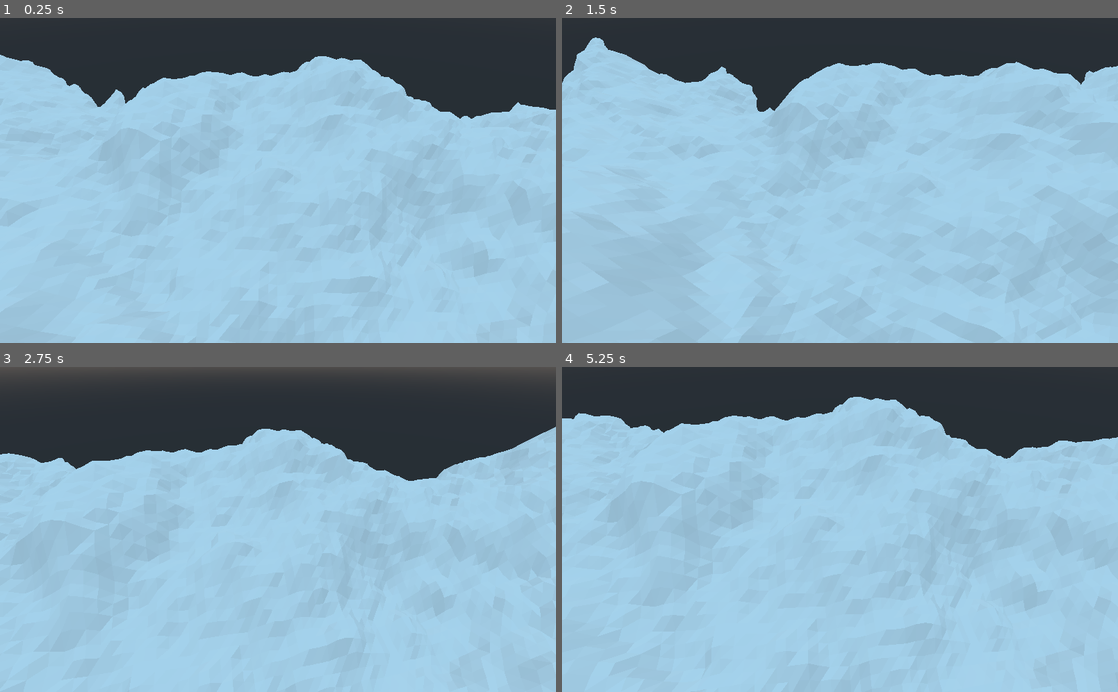
Above: before the commit, frames 1-4 (two rows, left to right).
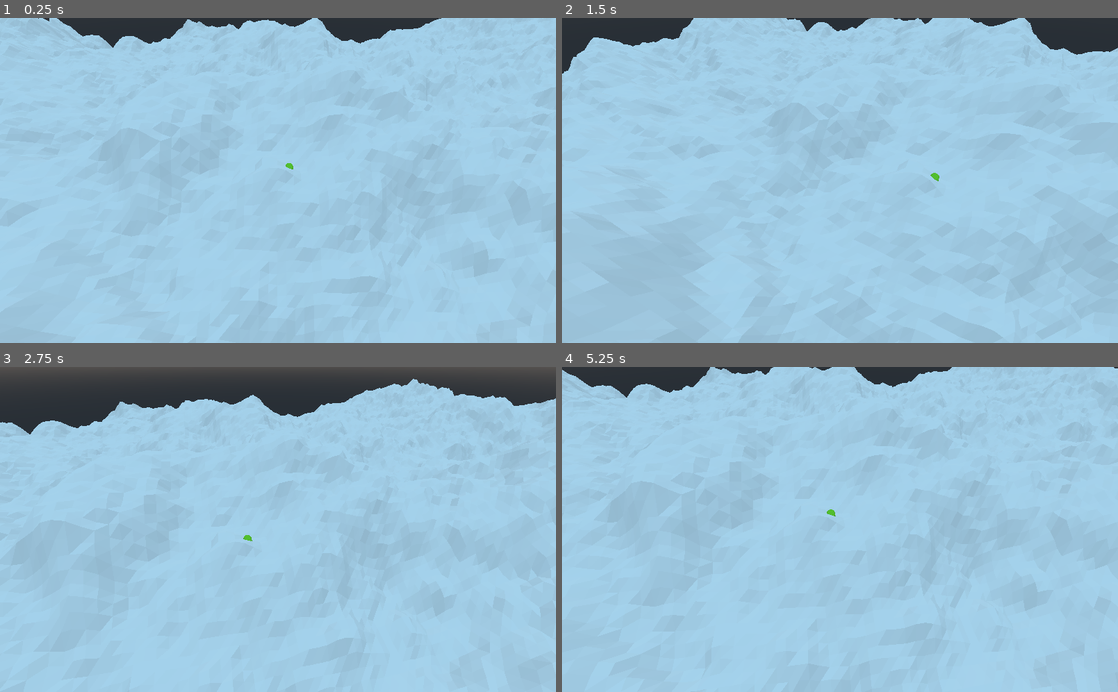
Above: after the commit, the same moments.

Repository: RadGade/world
Game: Godot game, scene res://World.tscn
Two runs of this game, one before a commit and one after it. Both use one fixed random seed, a clock stepped at 60 frames per second and the inputs below.
Inputs (mouse positions are in pixels of both pictures, inside the frame that each line leads up to):
- Up to frame 1 (0.25 s): no input
- Up to frame 2 (1.5 s): tap Enter at 0.5 s; move the mouse to (867, 180) at 0.52 s; hold Up (ui_up) from 0.53 s (still down); click (867, 180) at 0.67 s; move the mouse to (812, 180) at 1.27 s
- Up to frame 3 (2.75 s): keep holding Up (ui_up); move the mouse to (289, 523) at 2.02 s
- Up to frame 4 (5.25 s): keep holding Up (ui_up); move the mouse to (834, 536) at 2.77 s; click (834, 536) at 2.92 s; move the mouse to (878, 532) at 3.52 s; move the mouse to (795, 526) at 4.27 s; move the mouse to (845, 529) at 5.02 s; click (845, 529) at 5.17 s

The runs differ from the first frame. In frame 1, 18% of the frame differs, in the area x 0-100%, y 0-47%; in frame 2, 13%; in frame 3, 15%; in frame 4, 16%.

Commit message:
tried to add shader to mesh
help me. pls

Diff:
--- a/World.shader
+++ b/World.shader
@@ -11,16 +11,27 @@
 uniform vec3 uv2_scale;
 uniform vec3 uv2_offset;
 
+uniform vec4 sandColor : hint_color = vec4(0.9,0.9, 0.6, 1.0);
+uniform vec4 grassColor :hint_color = vec4(0.5, 1.0, 0.3, 1.6);
+
 varying flat vec3 out_color;
 
-vec3 lerpColor()
+vec3 lerpColor(vec4 a, vec4 b, float t){
+	float rr = a.r + (b.r - a.r) * t;
+	float gg = a.g + (b.g - a.g) * t;
+	float bb = a.b + (b.b - a.b) * t;
+	return vec3(rr, gg, bb);
+}
 
 void vertex() {
 	UV=UV*uv1_scale.xy+uv1_offset.xy;
+
+	out_color = vec3(sandColor.r, sandColor.g, sandColor.b);
+
+	if(VERTEX.y > 0.0){
+		out_color = lerpColor(sandColor, grassColor, clamp((VERTEX.y)/3.0, 0.0, 1.0));
+	}
 }
-
-
-
 
 void fragment() {
 	vec2 base_uv = UV;
--- a/World.tscn
+++ b/World.tscn
@@ -1,13 +1,33 @@
-[gd_scene load_steps=3 format=2]
+[gd_scene load_steps=6 format=2]
 
 [ext_resource path="res://World.gd" type="Script" id=1]
 [ext_resource path="res://Camera.gd" type="Script" id=2]
+[ext_resource path="res://World.shader" type="Shader" id=3]
+
+[sub_resource type="CapsuleMesh" id=1]
+
+[sub_resource type="ShaderMaterial" id=2]
+shader = ExtResource( 3 )
+shader_param/albedo = Color( 0.509804, 0.909804, 0.172549, 1 )
+shader_param/specular = 0.5
+shader_param/metallic = 0.0
+shader_param/roughness = 1.0
+shader_param/point_size = 1.0
+shader_param/uv1_scale = Vector3( 1, 1, 1 )
+shader_param/uv1_offset = Vector3( 0, 0, 0 )
+shader_param/uv2_scale = Vector3( 1, 1, 1 )
+shader_param/uv2_offset = Vector3( 0, 0, 0 )
+shader_param/sandColor = Color( 0.9, 0.9, 0.6, 1 )
+shader_param/grassColor = Color( 0.5, 1, 0.3, 1.6 )
 
 [node name="World" type="Spatial"]
 script = ExtResource( 1 )
 
 [node name="Camera" type="Camera" parent="."]
 transform = Transform( 1, 0, 0, 0, 0.743437, 0.668806, 0, -0.668806, 0.743437, -2.86698, 37.3011, 46.249 )
+far = 8192.0
 script = ExtResource( 2 )
 
-[node name="MultiMeshInstance" type="MultiMeshInstance" parent="."]
+[node name="MeshInstance" type="MeshInstance" parent="."]
+mesh = SubResource( 1 )
+material/0 = SubResource( 2 )
